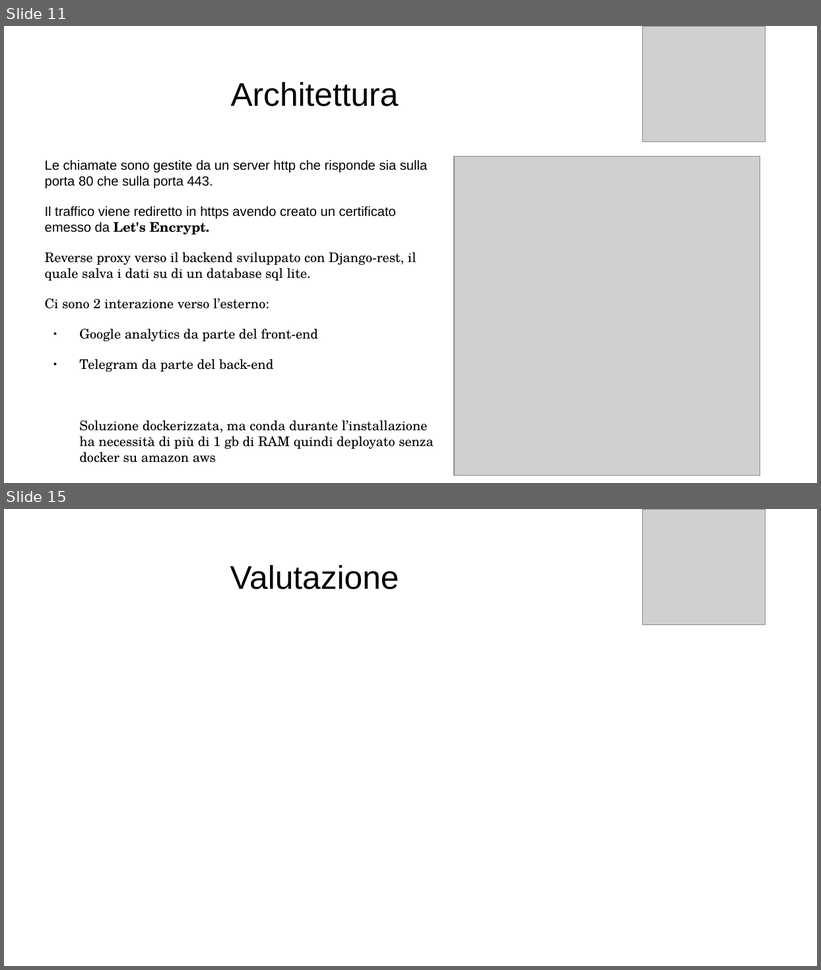
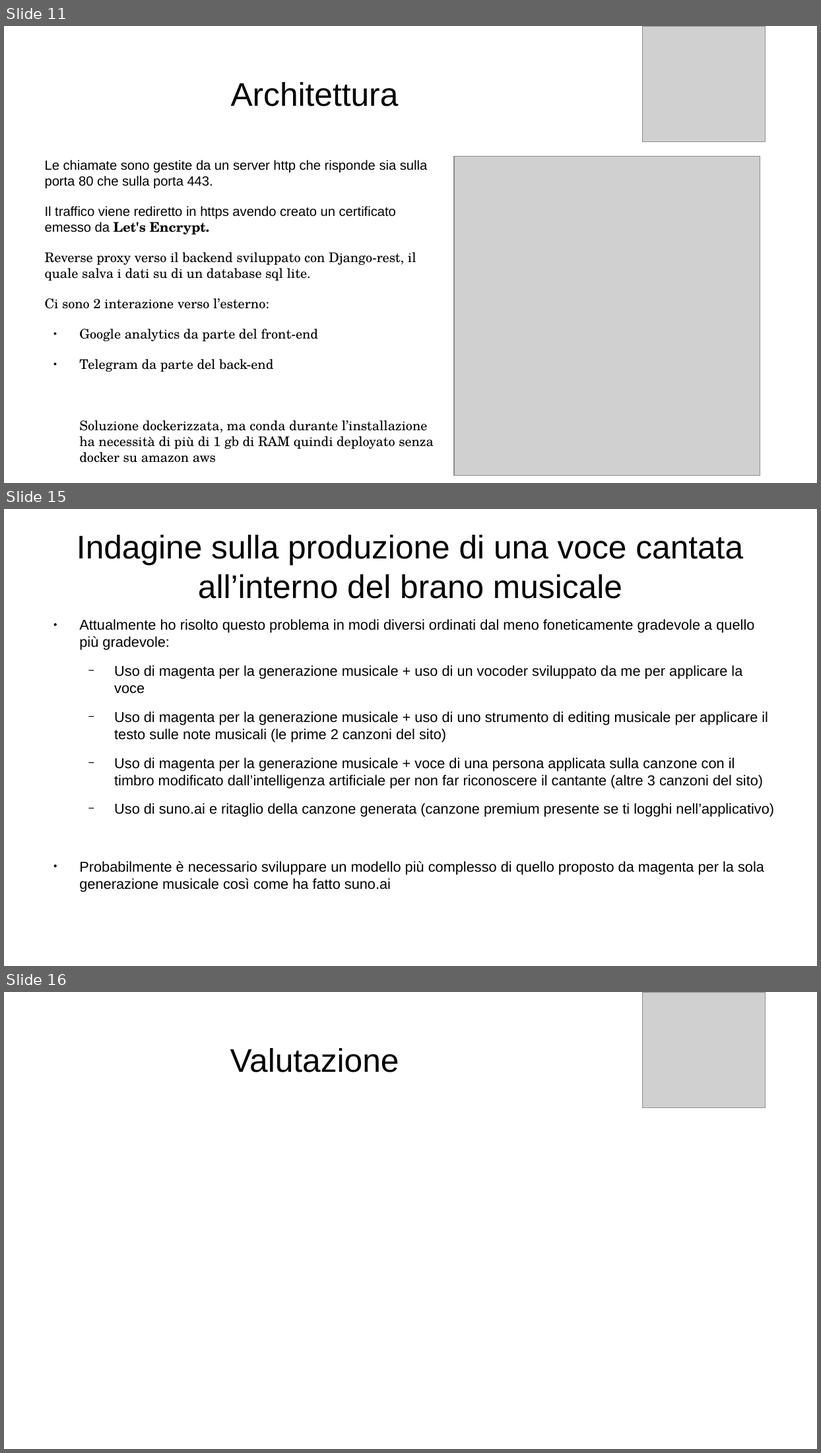
Before and after one commit to daloiso/tesi, a slide deck: presentazione_tesi.odp. Shown one above the other, each under a label of ours: slides 11 and 15 before the commit, slides 11, 15 and 16 after it; the slides between them are not shown. The pictures are 821x970 and 821x1453 pixels, drawn with LibreOffice and Linux fonts; fonts in the diff are those of the drawing; grey boxes stand for pictures. Boxes give left, top, right and bottom in pixels: in the first picture for what was removed or moved away, otherwise in the second. Text is boxed around its words. In the diff, an @@ line names an element or a change of style, - is before the commit and + after.

Commit message:
presentazione

```diff
--- a/presentazione_tesi.odp
+++ b/presentazione_tesi.odp
@@ slide 15 added at [4,509,817,966], background #FFFFFF @@
@@ title added at [77,535,743,599], 32 pt, text #000000 @@
+Indagine sulla produzione di una voce cantata all’interno del brano musicale
@@ text added at [79,619,774,892], 14 pt, text #000000 @@
+● Attualmente ho risolto questo problema in modi diversi ordinati dal meno foneticamente gradevole a quello più gradevole:
+  − Uso di magenta per la generazione musicale + uso di un vocoder sviluppato da me per applicare la voce
+  − Uso di magenta per la generazione musicale + uso di uno strumento di editing musicale per applicare il testo sulle note musicali (le prime 2 canzoni del sito)
+  − Uso di magenta per la generazione musicale + voce di una persona applicata sulla canzone con il timbro modificato dall’intelligenza artificiale per non far riconoscere il cantante (altre 3 canzoni del sito)
+  − Uso di suno.ai e ritaglio della canzone generata (canzone premium presente se ti logghi nell’applicativo)
+● Probabilmente è necessario sviluppare un modello più complesso di quello proposto da magenta per la sola generazione musicale così come ha fatto suno.ai
@@ what was slide 15 is now slide 16 @@
```
Also in this commit, not shown: 2 slides changed, 1 other slide added, 2 slides removed.
